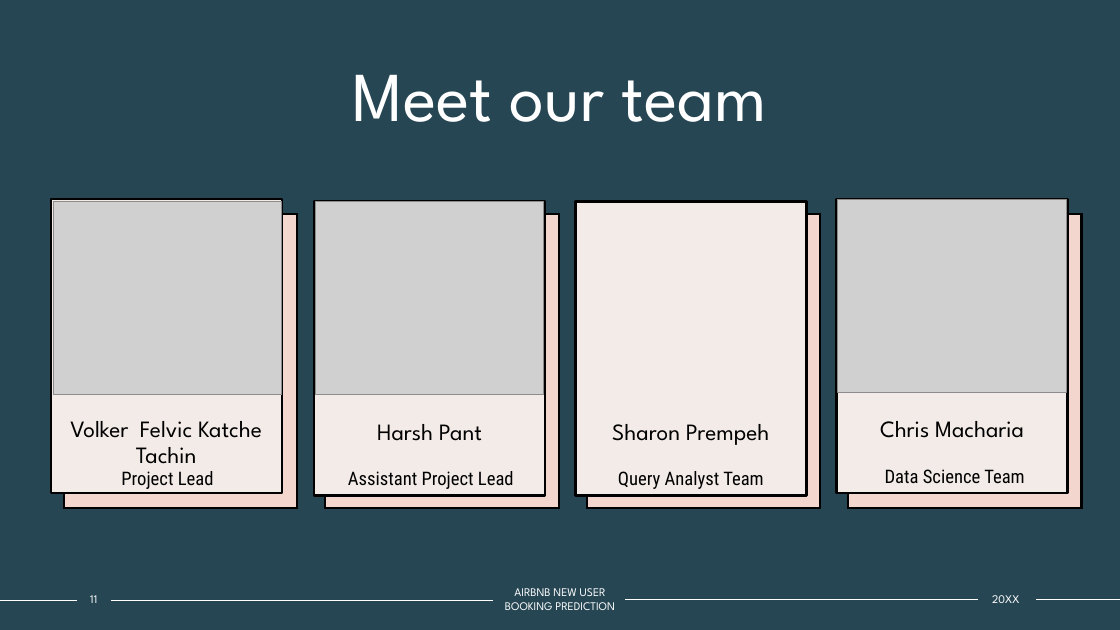
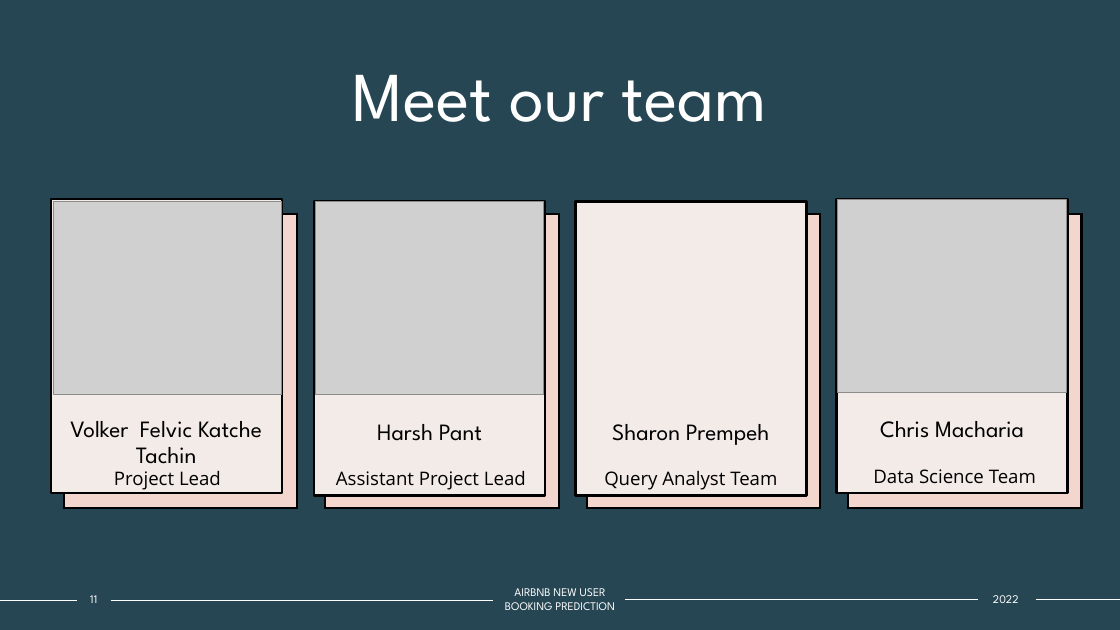
Before and after one commit to volkaseezn/Random-Forest-Premier-Project, a slide deck: slide 11 of AIRBNB NEW USER BOOKING PREDICTION.pptx. Drawn at 1120x630 pixels with LibreOffice and Linux fonts; fonts in the diff are those of the drawing; grey boxes stand for pictures. Boxes give left, top, right and bottom in pixels: in the first picture for what was removed or moved away, otherwise in the second. Text is boxed around its words. In the diff, an @@ line names an element or a change of style, - is before the commit and + after.

```diff
--- a/AIRBNB NEW USER BOOKING PREDICTION.pptx
+++ b/AIRBNB NEW USER BOOKING PREDICTION.pptx
@@ less space between paragraphs in 4 elements at (x1=50, y1=199, x2=281, y2=493), (x1=314, y1=202, x2=545, y2=496), (x1=576, y1=202, x2=807, y2=496), (x1=837, y1=199, x2=1068, y2=493) @@
@@ font Roboto Condensed to Open Sans in 4 elements at (x1=114, y1=470, x2=221, y2=490), (x1=336, y1=470, x2=526, y2=490), (x1=604, y1=471, x2=777, y2=490), (x1=873, y1=469, x2=1036, y2=484) @@
@@ text at (x1=993, y1=595, x2=1019, y2=603): text changed @@
-20XX
+2022
```
Also in this commit, not shown: 12 other slides changed.
